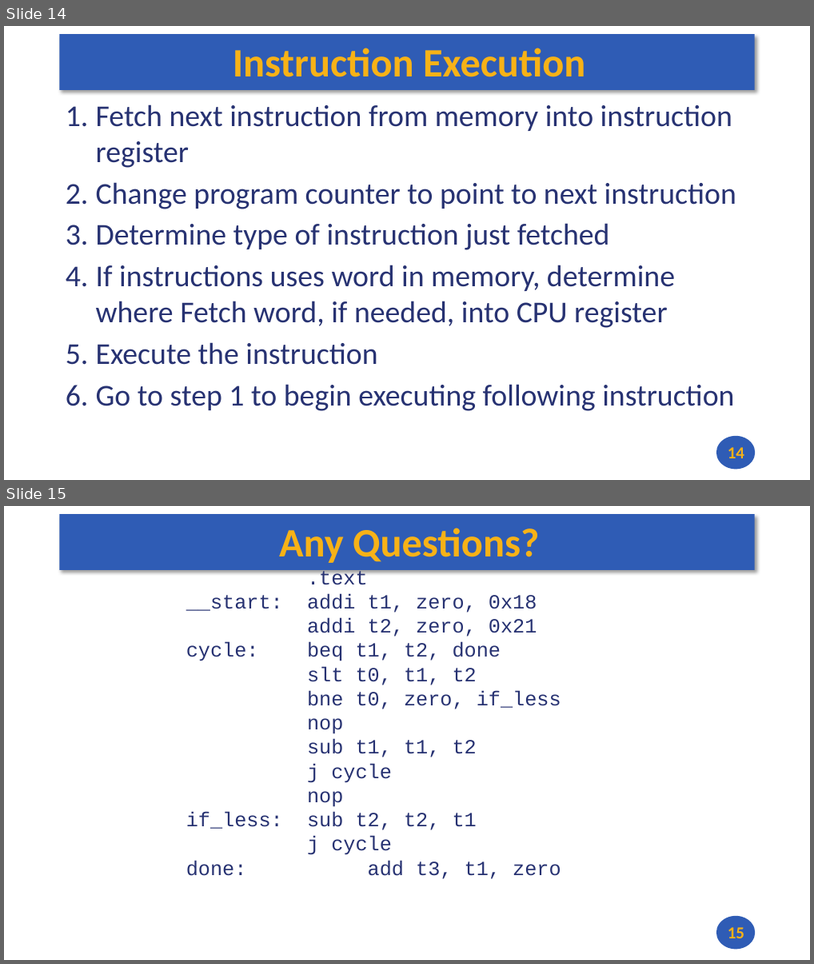
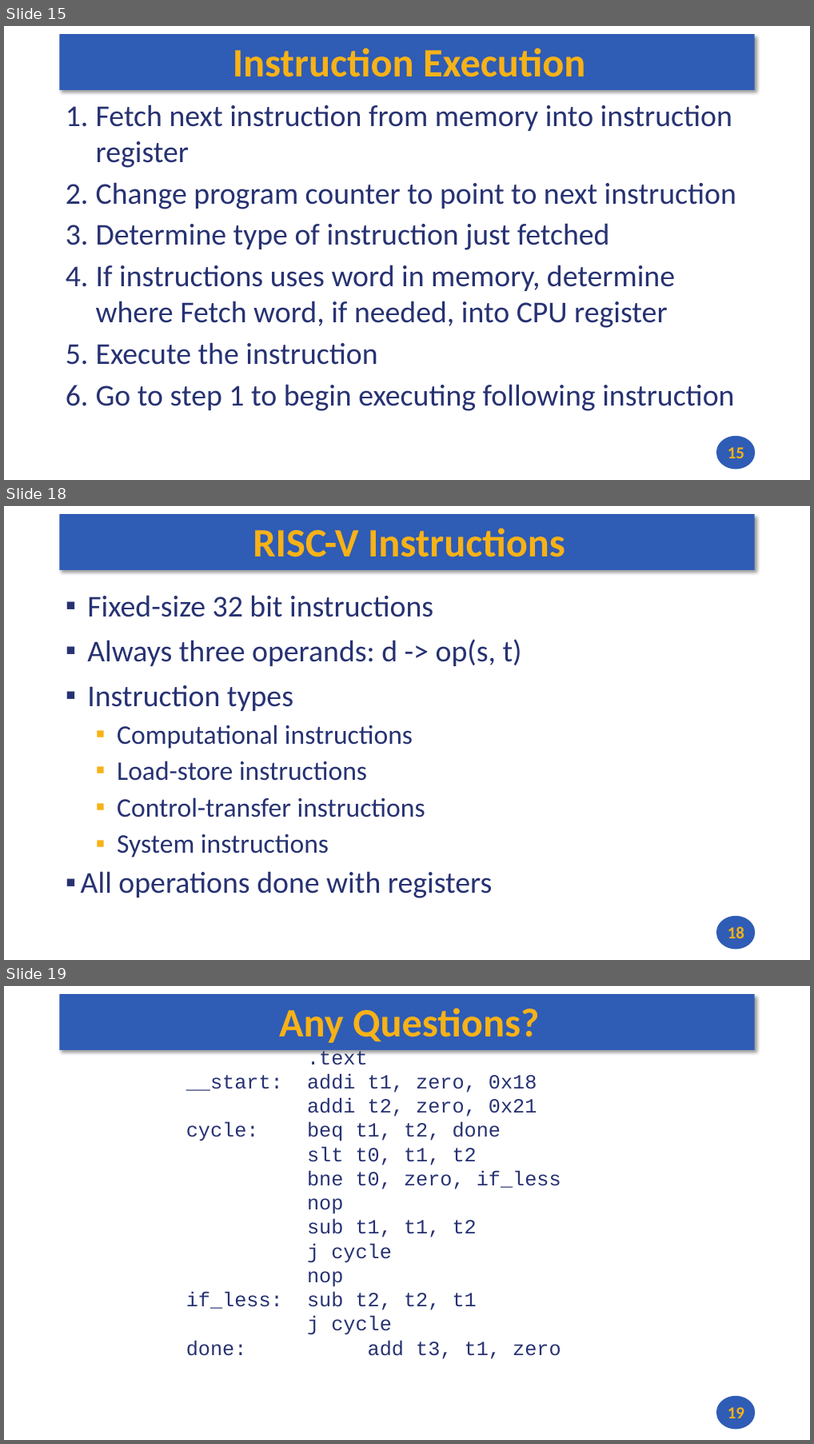
Before and after one commit to andrewt0301/hse-acos-course, a slide deck: docs/part1ca/03_CPU/CA_Lecture_03.pptx. Shown one above the other, each under a label of ours: slides 14 and 15 before the commit, slides 15, 18 and 19 after it; the slides between them are not shown. The pictures are 814x964 and 814x1444 pixels, drawn with LibreOffice and Linux fonts; fonts in the diff are those of the drawing. Boxes give left, top, right and bottom in pixels: in the first picture for what was removed or moved away, otherwise in the second. Text is boxed around its words. In the diff, an @@ line names an element or a change of style, - is before the commit and + after.

```diff
--- a/docs/part1ca/03_CPU/CA_Lecture_03.pptx
+++ b/docs/part1ca/03_CPU/CA_Lecture_03.pptx
@@ slide 18 added at (x1=4, y1=506, x2=810, y2=960), background #FFFFFF; not listed: 2 template elements that a slide beside it also shows @@
@@ title added at (x1=253, y1=528, x2=566, y2=557), 48 pt, text #F7B217, bold @@
+RISC-V Instructions
@@ text added at (x1=81, y1=595, x2=522, y2=898), 36 pt, text #273272 @@
+▪ Fixed-size 32 bit instructions
+▪ Always three operands: d -> op(s, t)
+▪ Instruction types
+  ▪ Computational instructions
+  ▪ Load-store instructions
+  ▪ Control-transfer instructions
+  ▪ System instructions
+▪ All operations done with registers
@@ page number added at (x1=728, y1=926, x2=745, y2=938), 20 pt, text #F7B217, bold @@
+18
@@ what was slide 14 is now slide 15 @@
@@ page number at (x1=728, y1=447, x2=745, y2=458): text changed @@
-14
+15
@@ what was slide 15 is now slide 19 @@
@@ page number at (x1=728, y1=1407, x2=745, y2=1418): text changed @@
-15
+19
```
Also in this commit, not shown: 3 other slides added, 2 other files.
